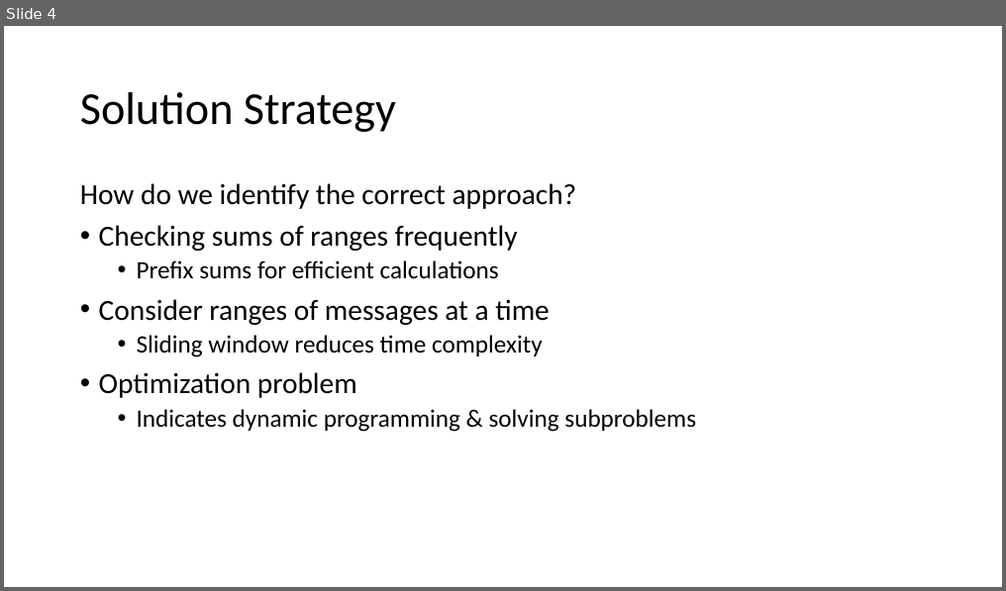
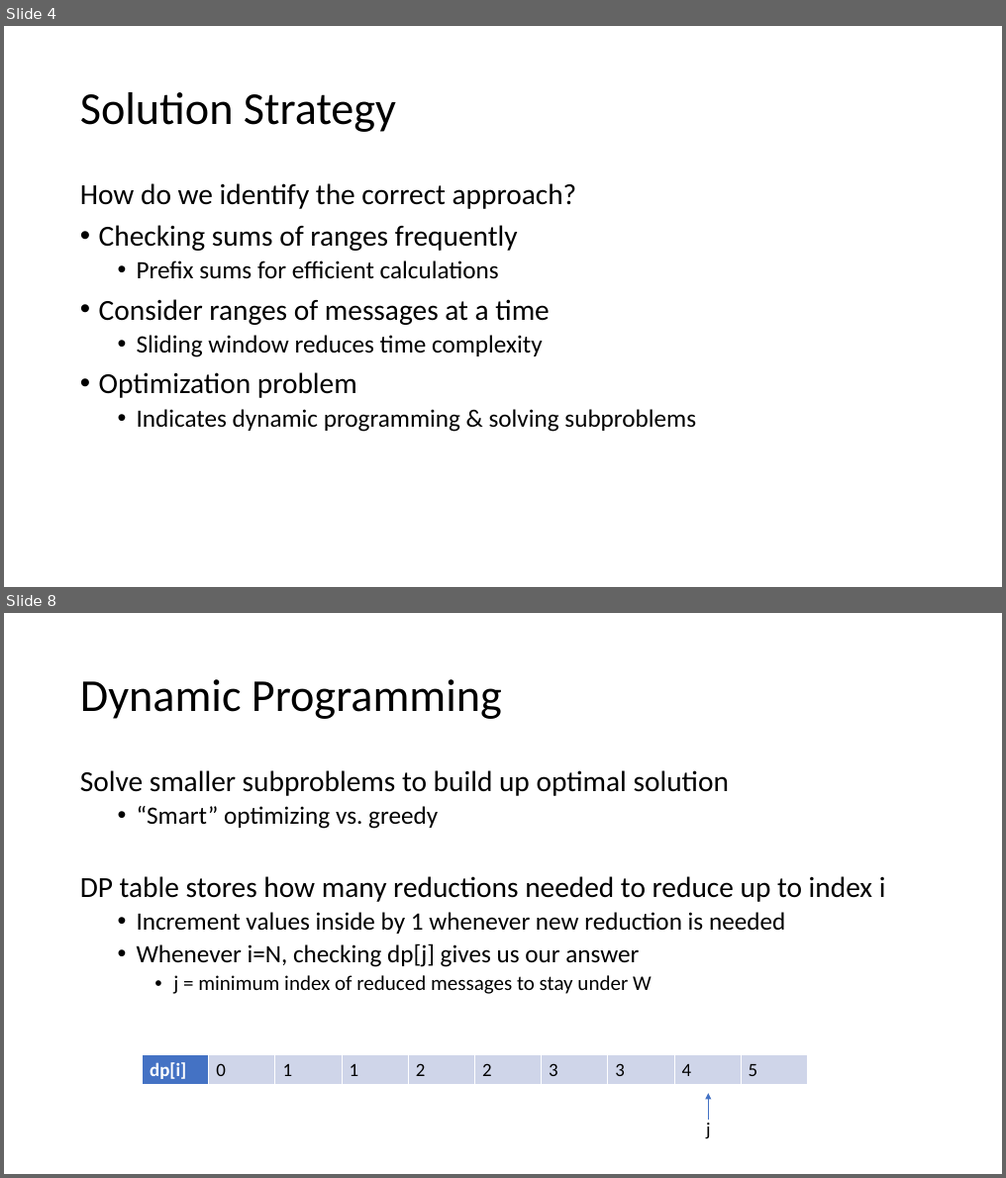
Before and after one commit to HilbertCurve/cs395-final-project, a slide deck: presentation.pptx. Shown one above the other, each under a label of ours: slide 4 before the commit, slides 4 and 8 after it; the slides between them are not shown. The pictures are 1006x591 and 1006x1178 pixels, drawn with LibreOffice and Linux fonts; fonts in the diff are those of the drawing. Boxes give left, top, right and bottom in pixels: in the first picture for what was removed or moved away, otherwise in the second. Text is boxed around its words. In the diff, an @@ line names an element or a change of style, - is before the commit and + after.

Commit message:
added a name to the problem + finished solution strategy on pptx

```diff
--- a/presentation.pptx
+++ b/presentation.pptx
@@ slide 8 added at bbox=[4, 613, 1002, 1174], background #FFFFFF @@
@@ title added at bbox=[80, 679, 502, 719], 44 pt, text #000000 @@
+Dynamic Programming
@@ text added at bbox=[80, 770, 886, 994], 24 pt, text #000000 @@
+Solve smaller subproblems to build up optimal solution
+  • “Smart” optimizing vs. greedy
+DP table stores how many reductions needed to reduce up to index i
+  • Increment values inside by 1 whenever new reduction is needed
+  • Whenever i=N, checking dp[j] gives us our answer
+    • j = minimum index of reduced messages to stay under W
@@ table added at bbox=[143, 1055, 809, 1085], 1 rows, 10 columns @@
+dp[i] | 0 | 1 | 1 | 2 | 2 | 3 | 3 | 4 | 5
@@ arrow added from (709, 1120) to (709, 1093), #4472C4 0.5 pt @@
@@ text added at bbox=[706, 1123, 711, 1140], 18 pt, text #000000 @@
+j
```
Also in this commit, not shown: 1 slide changed, 4 other slides added, 4 slides removed, 1 other file.
